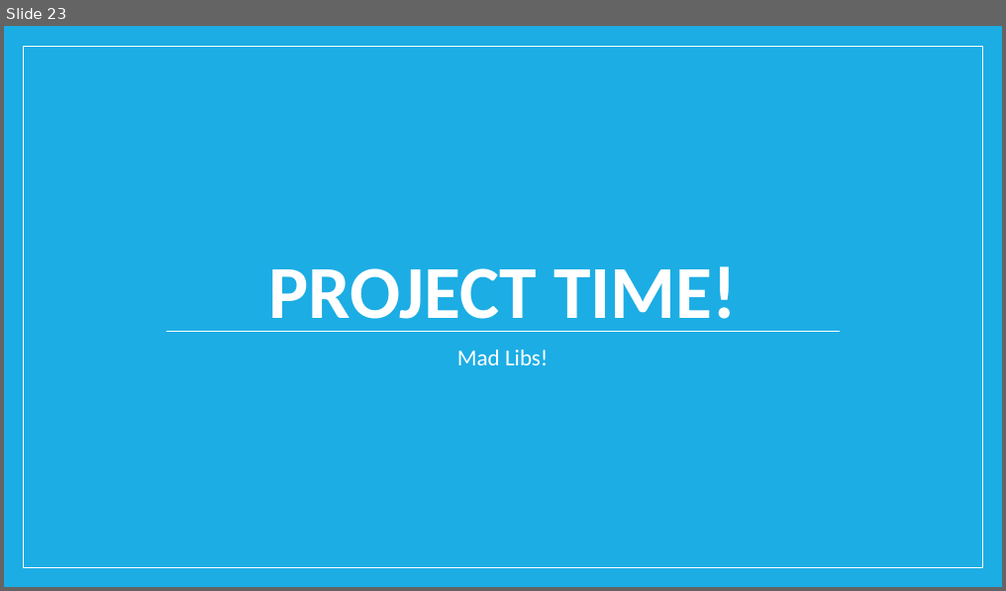
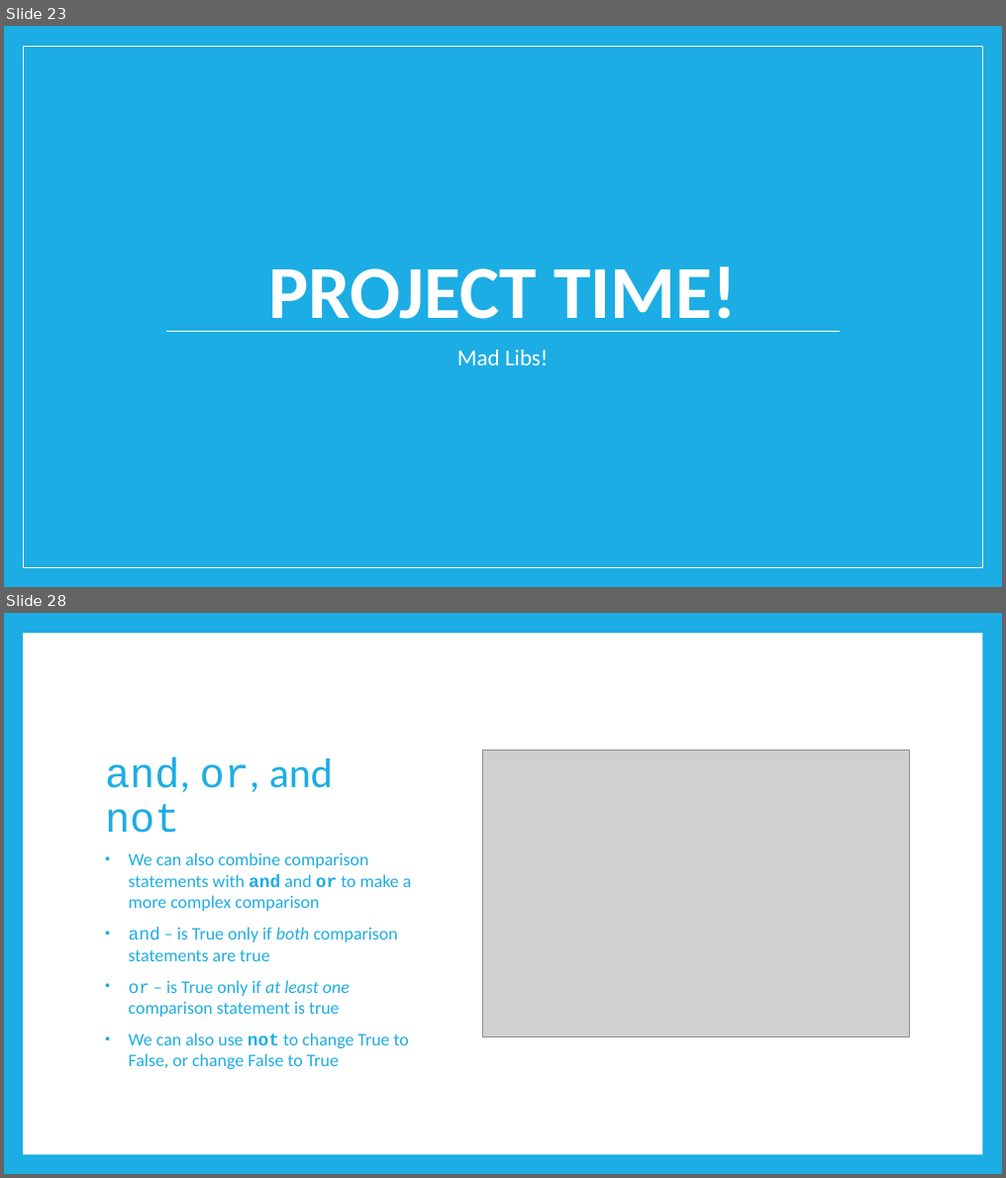
Before and after one commit to TristinSchlauch11/code-ninjas-python, a slide deck: Intro to Python.pptx. Shown one above the other, each under a label of ours: slide 23 before the commit, slides 23 and 28 after it; the slides between them are not shown. The pictures are 1006x591 and 1006x1178 pixels, drawn with LibreOffice and Linux fonts; fonts in the diff are those of the drawing; grey boxes stand for pictures. Boxes give left, top, right and bottom in pixels: in the first picture for what was removed or moved away, otherwise in the second. Text is boxed around its words. In the diff, an @@ line names an element or a change of style, - is before the commit and + after.

```diff
--- a/Intro to Python.pptx
+++ b/Intro to Python.pptx
@@ slide 28 added at [4, 613, 1002, 1174], background #1CADE4 @@
@@ rectangle added at [23, 633, 982, 1155], fill #FFFFFF @@
@@ title added at [105, 757, 333, 833], 40 pt, text #1CADE4 @@
+and, or, and not
@@ picture added at [483, 751, 910, 1038] @@
@@ text added at [129, 853, 412, 1069], 17 pt, text #1CADE4 @@
+• We can also combine comparison statements with and and or to make a more complex comparison
+• and – is True only if both comparison statements are true
+• or – is True only if at least one comparison statement is true
+• We can also use not to change True to False, or change False to True
```
Also in this commit, not shown: 26 other slides added, 1 other file.
